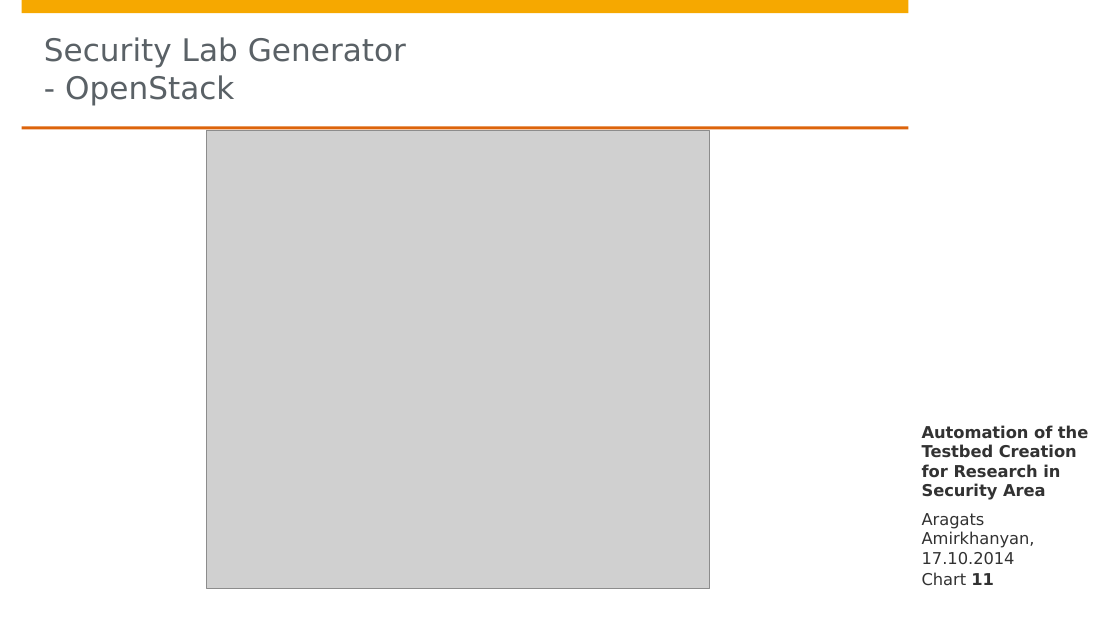
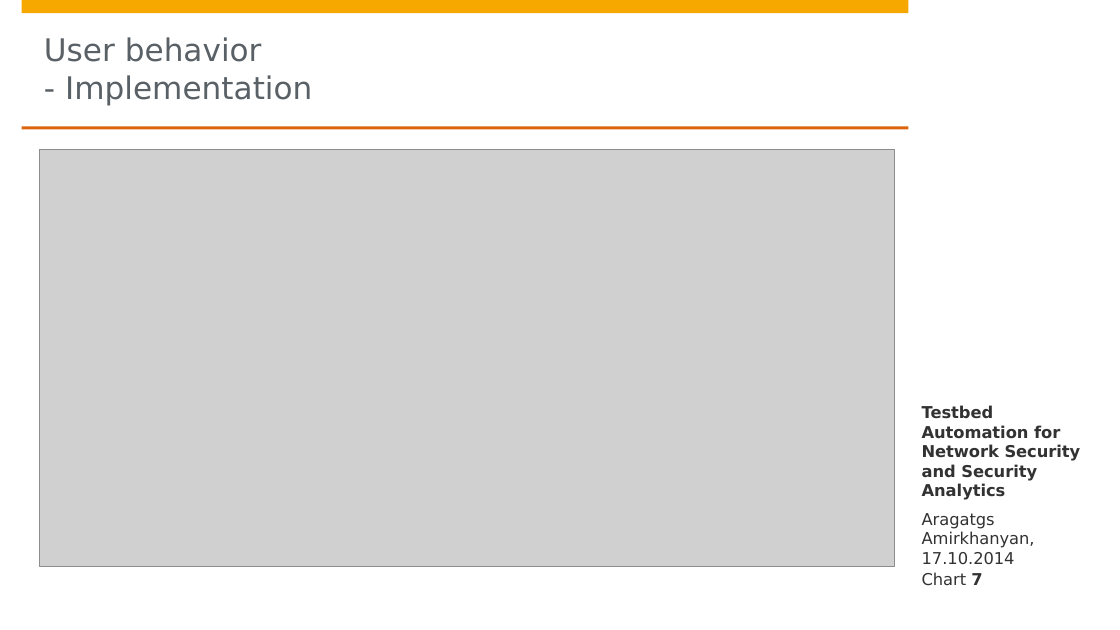
Before and after one commit to aragats/HPI, a slide deck: slide 7 of Research School/Retreat/Fall 2014/retreat draft 4/Aragats_Amirkhanyan_Fall_Retreat_2014.pptx (slide 11 before the commit). Drawn at 1120x630 pixels with LibreOffice and Linux fonts; fonts in the diff are those of the drawing; grey boxes stand for pictures; background and template pictures are left out. Boxes give left, top, right and bottom in pixels: in the first picture for what was removed or moved away, otherwise in the second. Text is boxed around its words. In the diff, an @@ line names an element or a change of style, - is before the commit and + after.

```diff
--- a/Research School/Retreat/Fall 2014/retreat draft 4/Aragats_Amirkhanyan_Fall_Retreat_2014.pptx
+++ b/Research School/Retreat/Fall 2014/retreat draft 4/Aragats_Amirkhanyan_Fall_Retreat_2014.pptx
@@ title at [44, 37, 312, 105]: text changed @@
-Security Lab Generator
-- OpenStack
+User behavior
+- Implementation
@@ picture: place and size @@
-picture at [207, 130, 710, 588]
+picture at [39, 150, 894, 567]
@@ text at [922, 405, 1081, 500]: text changed @@
-Automation of the Testbed Creation for Research in Security Area
+Testbed Automation for Network Security and Security Analytics
@@ text at [922, 513, 1035, 565]: text changed @@
-Aragats Amirkhanyan, 17.10.2014
+Aragatgs Amirkhanyan, 17.10.2014
@@ page number at [922, 572, 982, 586]: text changed @@
-Chart 11
+Chart 7
```
Also in this commit, not shown: 13 other slides changed, 4 slides removed, 3 other files.
